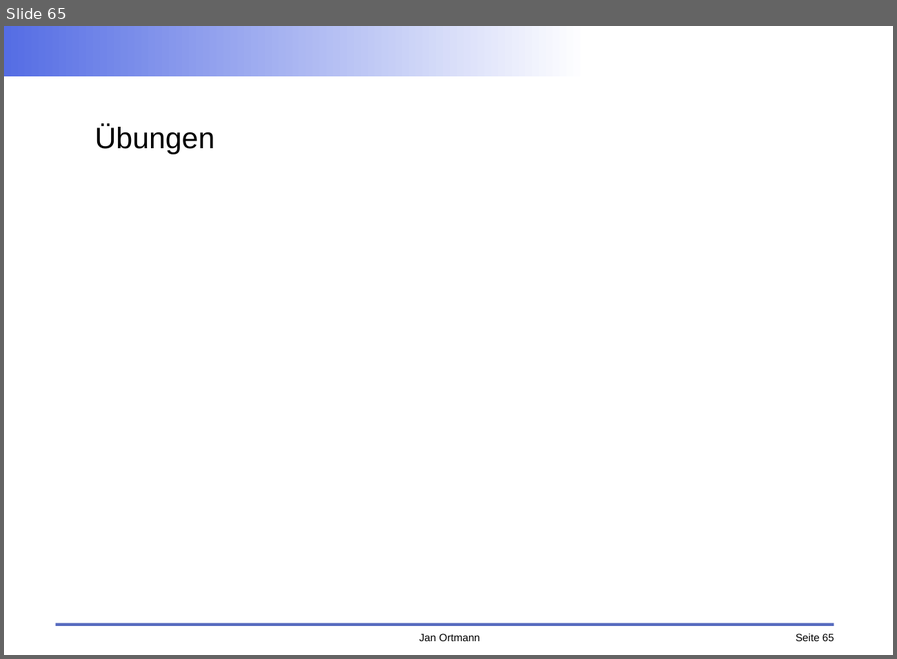
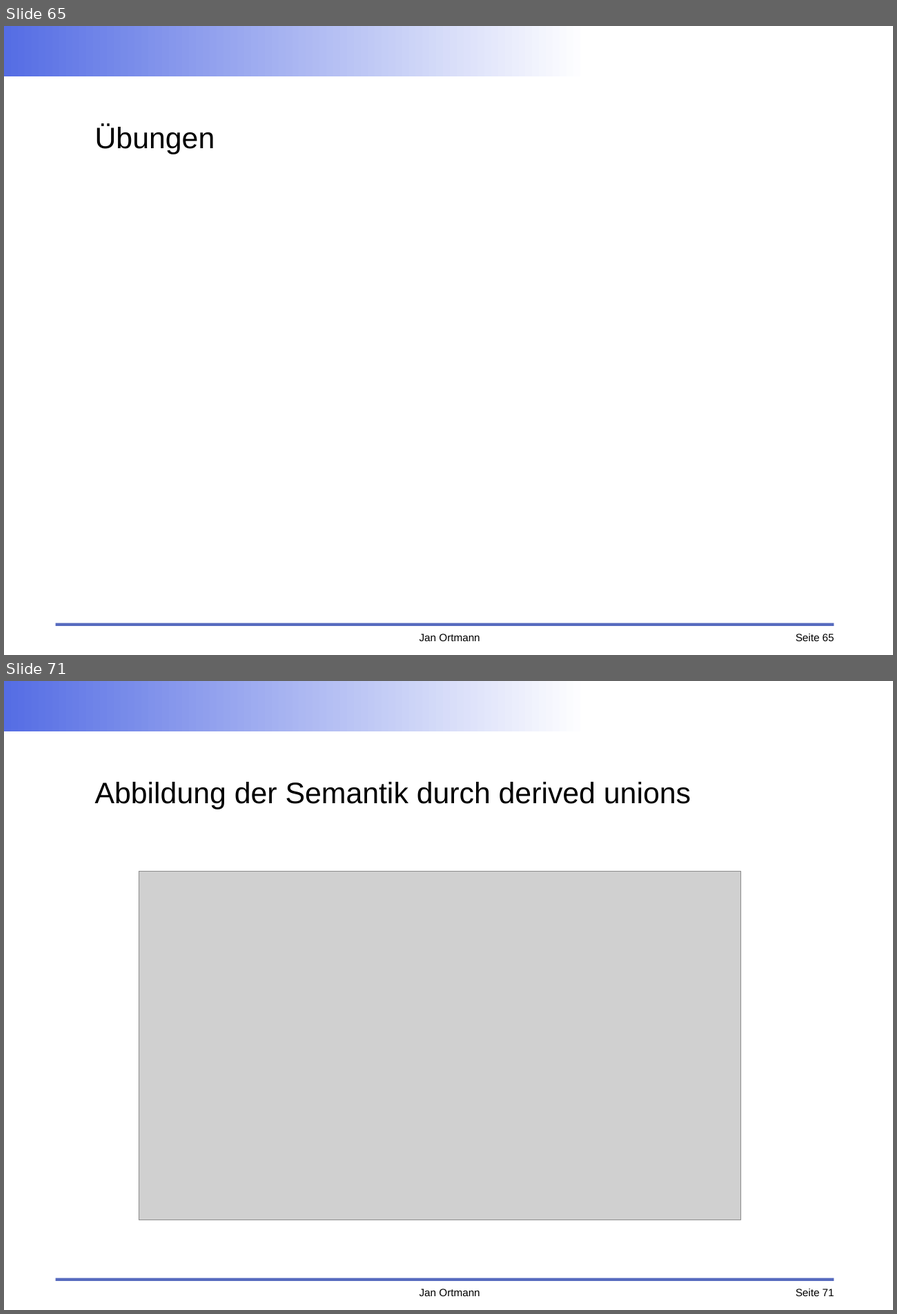
Before and after one commit to faktorips/faktorips.base, a slide deck: org.faktorips.doc/schulung/anwendungsentwicklung/FaktorIPS-Schulung.odp. Shown one above the other, each under a label of ours: slide 65 before the commit, slides 65 and 71 after it; the slides between them are not shown. The pictures are 897x659 and 897x1314 pixels, drawn with LibreOffice and Linux fonts; fonts in the diff are those of the drawing; grey boxes stand for pictures; background and template pictures are left out. Boxes give left, top, right and bottom in pixels: in the first picture for what was removed or moved away, otherwise in the second. Text is boxed around its words. In the diff, an @@ line names an element or a change of style, - is before the commit and + after.

```diff
--- a/org.faktorips.doc/schulung/anwendungsentwicklung/FaktorIPS-Schulung.odp
+++ b/org.faktorips.doc/schulung/anwendungsentwicklung/FaktorIPS-Schulung.odp
@@ slide 71 added at box(4, 681, 893, 1310), background #FFFFFF; not listed: 4 template elements that a slide beside it also shows @@
@@ title added at box(95, 782, 691, 809), 28 pt, text #000000 @@
+Abbildung der Semantik durch derived unions
@@ picture added at box(139, 871, 741, 1219) @@
```
Also in this commit, not shown: 8 slides changed, 5 other slides added, 1 slide removed, 17 other files.
